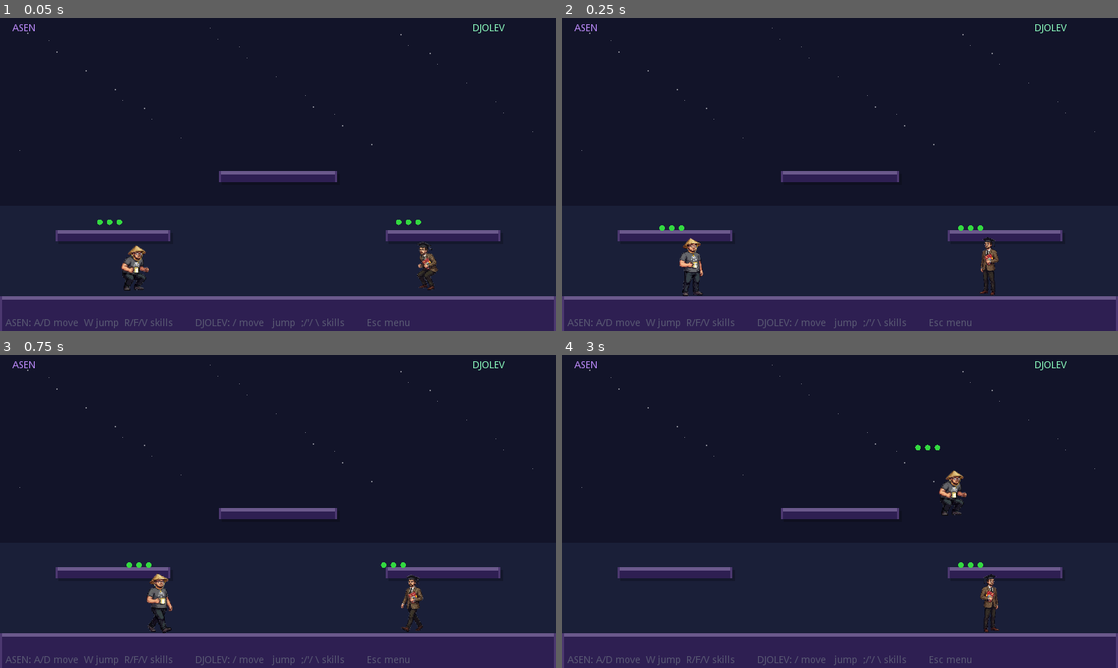
Above: before the commit, frames 1-4 (two rows, left to right).
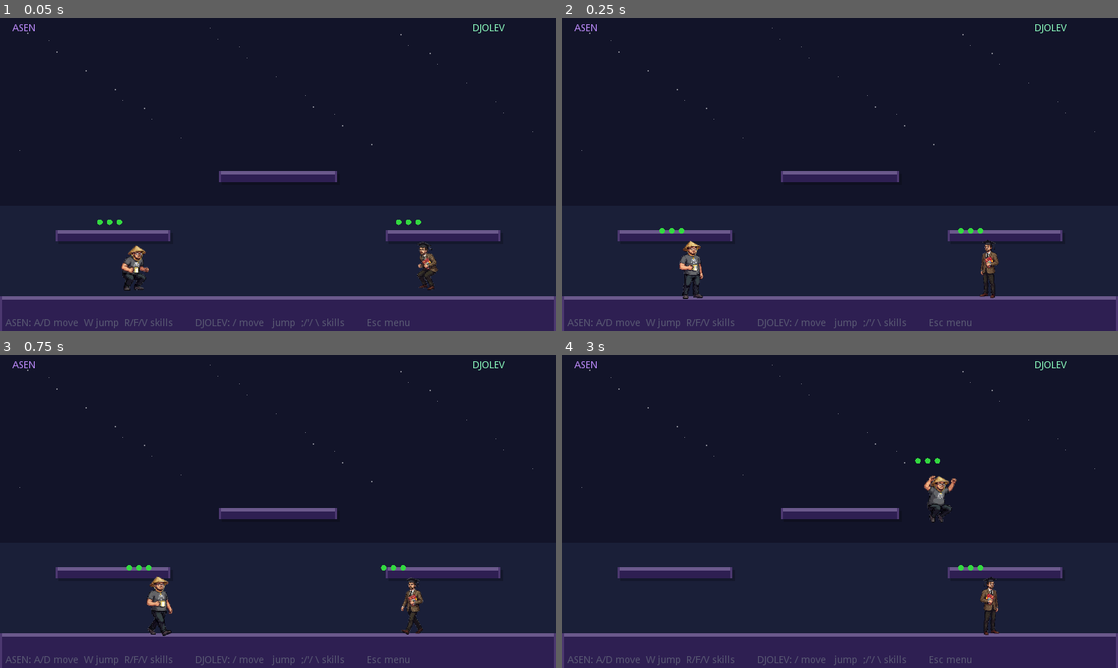
Above: after the commit, the same moments.

Repository: asenmitrev/cucugo
Game: Godot game, scene res://scenes/Main.tscn
The game is run twice, just before and just after one commit, with the same random seed, the same clock (stepped at 60 frames per second) and the same inputs.
Inputs:
- Up to frame 1 (0.05 s): no input
- Up to frame 2 (0.25 s): no input
- Up to frame 3 (0.75 s): tap Enter at 0.5 s; hold D (p1_right) from 0.53 s (still down); tap Left (p2_left) at 0.6 s
- Up to frame 4 (3 s): tap W (p1_jump) at 0.77, 1.52 s; release D (p1_right) at 1.28 s; hold Down 1.28-2.03 s; tap Right (p2_right) at 1.35 s; hold D (p1_right) from 2.03 s (still down); tap Enter at 2.1 s; tap Keypad Enter at 2.85 s

Frame 1 is identical in both runs. In frame 2, 0.7% of the frame differs, in the area x 17-79%, y 66-90%; in frame 3, 0.8%; in frame 4, 1.0%, in the area x 63-79%, y 28-90%.

Commit message:
feat: add body hitboxes and projectile skill effects
- Add configurable body hitbox (w, h, offset) per character in CharacterDef
- Use body hitbox for collision detection, platform landing, and screen bounds
- Add effect_dx, effect_dy, effect_rotation_speed to SkillDef for projectiles
- Animate skill effects with translation and rotation during active duration
- Update skill resources: rename to Shuriken/Scream, add sprite paths, tune values

Diff:
--- a/resources/asen.tres
+++ b/resources/asen.tres
@@ -17,6 +17,10 @@
 action_jump = "p1_jump"
 speed = 210.0
 jump_vel = -530.0
+body_w = 40.0
+body_h = 82.0
+body_offset_x = 20.0
+body_offset_y = 4.0
 anim_idle = 0.18
 anim_walk = 0.1
 anim_jump = 0.14
--- a/resources/djolev.tres
+++ b/resources/djolev.tres
@@ -17,6 +17,10 @@
 action_jump = "p2_jump"
 speed = 210.0
 jump_vel = -530.0
+body_w = 5.0
+body_h = 82.0
+body_offset_x = 35.0
+body_offset_y = 4.0
 anim_idle = 0.18
 anim_walk = 0.1
 anim_jump = 0.14
--- a/resources/skills/asen_quick_slash.tres
+++ b/resources/skills/asen_quick_slash.tres
@@ -4,15 +4,18 @@
 
 [resource]
 script = ExtResource( 1 )
-display_name = "Quick Slash"
+display_name = "Shuriken"
 cast_time = 0.1
 cooldown = 0.8
 anim_cast = 0.08
 cast_anim = "punch"
-effect_width = 50.0
-effect_height = 50.0
+effect_width = 20.0
+effect_height = 20.0
 effect_offset_x = 60.0
 effect_offset_y = 20.0
 effect_duration = 1.0
 effect_color = Color( 1, 0.85, 0.25, 1 )
-effect_sprite_path = ""
+effect_sprite_path = "res://assets/asen/shuriken.png"
+effect_dx = 420.0
+effect_dy = 0.0
+effect_rotation_speed = 540.0
--- a/resources/skills/asen_whirl.tres
+++ b/resources/skills/asen_whirl.tres
@@ -16,3 +16,6 @@
 effect_duration = 0.32
 effect_color = Color( 0.55, 0.2, 1, 1 )
 effect_sprite_path = ""
+effect_dx = 0.0
+effect_dy = 0.0
+effect_rotation_speed = 0.0
--- a/resources/skills/djolev_dash_strike.tres
+++ b/resources/skills/djolev_dash_strike.tres
@@ -4,15 +4,18 @@
 
 [resource]
 script = ExtResource( 1 )
-display_name = "Dash Strike"
-cast_time = 0.05
-cooldown = 1.2
+display_name = "Scream Forward"
+cast_time = 0.1
+cooldown = 0.5
 anim_cast = 0.07
 cast_anim = "punch"
-effect_width = 180.0
+effect_width = 40.0
 effect_height = 40.0
 effect_offset_x = 0.0
 effect_offset_y = 25.0
-effect_duration = 0.5
-effect_color = Color( 0.25, 1, 0.75, 1 )
-effect_sprite_path = ""
+effect_duration = 0.25
+effect_color = Color( 0.25098, 1, 0.74902, 1 )
+effect_sprite_path = "res://assets/djolev/scream.png"
+effect_dx = 420.0
+effect_dy = 0.0
+effect_rotation_speed = 0.0
--- a/resources/skills/djolev_shockwave.tres
+++ b/resources/skills/djolev_shockwave.tres
@@ -16,3 +16,6 @@
 effect_duration = 0.8
 effect_color = Color( 0.1, 0.75, 0.9, 1 )
 effect_sprite_path = ""
+effect_dx = 0.0
+effect_dy = 0.0
+effect_rotation_speed = 0.0
--- a/resources/skills/djolev_uppercut.tres
+++ b/resources/skills/djolev_uppercut.tres
@@ -15,4 +15,7 @@
 effect_offset_y = -80.0
 effect_duration = 0.6
 effect_color = Color( 0.2, 0.9, 1, 1 )
-effect_sprite_path = ""
+effect_sprite_path = "res://assets/djolev/scream-up.png"
+effect_dx = 0.0
+effect_dy = 0.0
+effect_rotation_speed = 0.0
--- a/scripts/CharacterDef.gd
+++ b/scripts/CharacterDef.gd
@@ -14,6 +14,12 @@
 export var speed: float = 210.0
 export var jump_vel: float = -530.0
 
+# Body hitbox rect within the 90×90 sprite cell
+export var body_w: float = 90.0
+export var body_h: float = 90.0
+export var body_offset_x: float = 0.0
+export var body_offset_y: float = 0.0
+
 export var anim_idle: float = 0.18
 export var anim_walk: float = 0.10
 export var anim_jump: float = 0.14
--- a/scripts/Main.gd
+++ b/scripts/Main.gd
@@ -539,8 +539,11 @@
 	var live_effects := []
 	for ae in p["active_effects"]:
 		ae["t"] += dt
+		ae["rect"] = Rect2(ae["rect"].position + Vector2(ae["dx"], ae["dy"]) * dt, ae["rect"].size)
+		ae["rotation"] += ae["rotation_speed"] * dt
 		if not ae["hit"] and not o["dead"]:
-			var o_rect := Rect2(o["pos"], Vector2(SW, SH))
+			var odef: CharacterDef = o["def"]
+			var o_rect := Rect2(o["pos"] + Vector2(odef.body_offset_x, odef.body_offset_y), Vector2(odef.body_w, odef.body_h))
 			var eff_rect: Rect2 = ae["rect"]
 			if eff_rect.intersects(o_rect):
 				ae["hit"] = true
@@ -598,7 +601,8 @@
 		p["state"] = "idle"
 
 	_collide_plats(p)
-	p["pos"].x = clamp(p["pos"].x, 0.0, W - SW)
+	var _bdef: CharacterDef = p["def"]
+	p["pos"].x = clamp(p["pos"].x, -_bdef.body_offset_x, W - _bdef.body_offset_x - _bdef.body_w)
 
 	if p["pos"].y > H + 100.0:
 		p["dead"] = true
@@ -606,22 +610,28 @@
 
 
 func _activate_skill(p: Dictionary, skill_idx: int, sk: Resource) -> void:
+	var def: CharacterDef = p["def"]
 	var pos: Vector2 = p["pos"]
 	var hx: float
 	if p["right"]:
 		hx = pos.x + sk.effect_offset_x
 	else:
-		hx = pos.x + SW - sk.effect_offset_x - sk.effect_width
+		hx = pos.x + def.body_offset_x + def.body_w - sk.effect_offset_x - sk.effect_width
 	var hy: float = pos.y + sk.effect_offset_y
 	var ae_tex: Texture = null
 	if sk.effect_sprite_path != "":
 		ae_tex = load(sk.effect_sprite_path) as Texture
+	var dir: float = 1.0 if p["right"] else -1.0
 	p["active_effects"].append({
-		"skill": sk,
-		"t":     0.0,
-		"rect":  Rect2(hx, hy, sk.effect_width, sk.effect_height),
-		"hit":   false,
-		"tex":   ae_tex,
+		"skill":          sk,
+		"t":              0.0,
+		"rect":           Rect2(hx, hy, sk.effect_width, sk.effect_height),
+		"hit":            false,
+		"tex":            ae_tex,
+		"dx":             sk.effect_dx * dir,
+		"dy":             sk.effect_dy,
+		"rotation":       0.0,
+		"rotation_speed": deg2rad(sk.effect_rotation_speed),
 	})
 	p["skill_cds"][skill_idx] = sk.cooldown
 	p["casting_skill"] = -1
@@ -634,12 +644,15 @@
 		var px: float = plat[0]
 		var py: float = plat[1]
 		var pw: float = plat[2]
+		var _pd: CharacterDef = p["def"]
+		var _bx: float = p["pos"].x + _pd.body_offset_x
+		var _by: float = p["pos"].y + _pd.body_offset_y
 		if p["vel"].y >= 0.0 \
-				and p["pos"].x + SW > px + 5.0 \
-				and p["pos"].x < px + pw - 5.0 \
-				and p["pos"].y + SH >= py \
-				and p["pos"].y + SH <= py + 30.0:
-			p["pos"].y = py - SH
+				and _bx + _pd.body_w > px + 5.0 \
+				and _bx < px + pw - 5.0 \
+				and _by + _pd.body_h >= py \
+				and _by + _pd.body_h <= py + 30.0:
+			p["pos"].y = py - _pd.body_h - _pd.body_offset_y
 			p["vel"].y = 0.0
 			p["on_gnd"] = true
 
@@ -684,7 +697,10 @@
 			var rect: Rect2 = ae["rect"]
 			var tex: Texture = ae["tex"]
 			if tex != null:
-				draw_texture_rect(tex, rect, false)
+				var center: Vector2 = rect.position + rect.size * 0.5
+				draw_set_transform(center, ae["rotation"], Vector2.ONE)
+				draw_texture_rect(tex, Rect2(-rect.size * 0.5, rect.size), false)
+				draw_set_transform(Vector2.ZERO, 0.0, Vector2.ONE)
 			else:
 				var col: Color = ae["skill"].effect_color
 				var fade: float = 1.0 - ae["t"] / ae["skill"].effect_duration
--- a/scripts/SkillDef.gd
+++ b/scripts/SkillDef.gd
@@ -15,3 +15,6 @@
 export var effect_duration: float = 0.5
 export var effect_color: Color = Color.white
 export var effect_sprite_path: String = ""
+export var effect_dx: float = 0.0
+export var effect_dy: float = 0.0
+export var effect_rotation_speed: float = 0.0
Binary file added: assets/asen/shuriken.png
Not shown, added: assets/asen/shuriken.png.import
Binary file added: assets/djolev/scream-up.png
Not shown, added: assets/djolev/scream-up.png.import
Binary file added: assets/djolev/scream.png
Not shown, added: assets/djolev/scream.png.import
